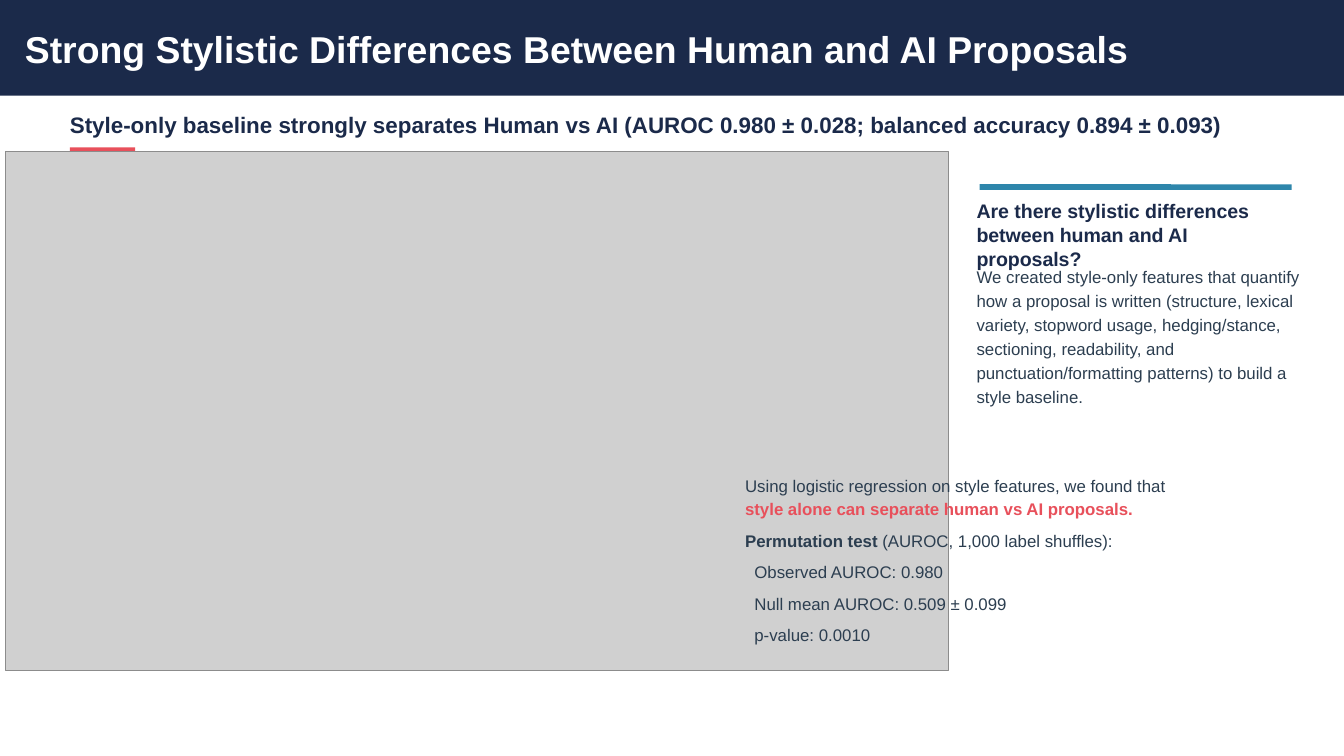
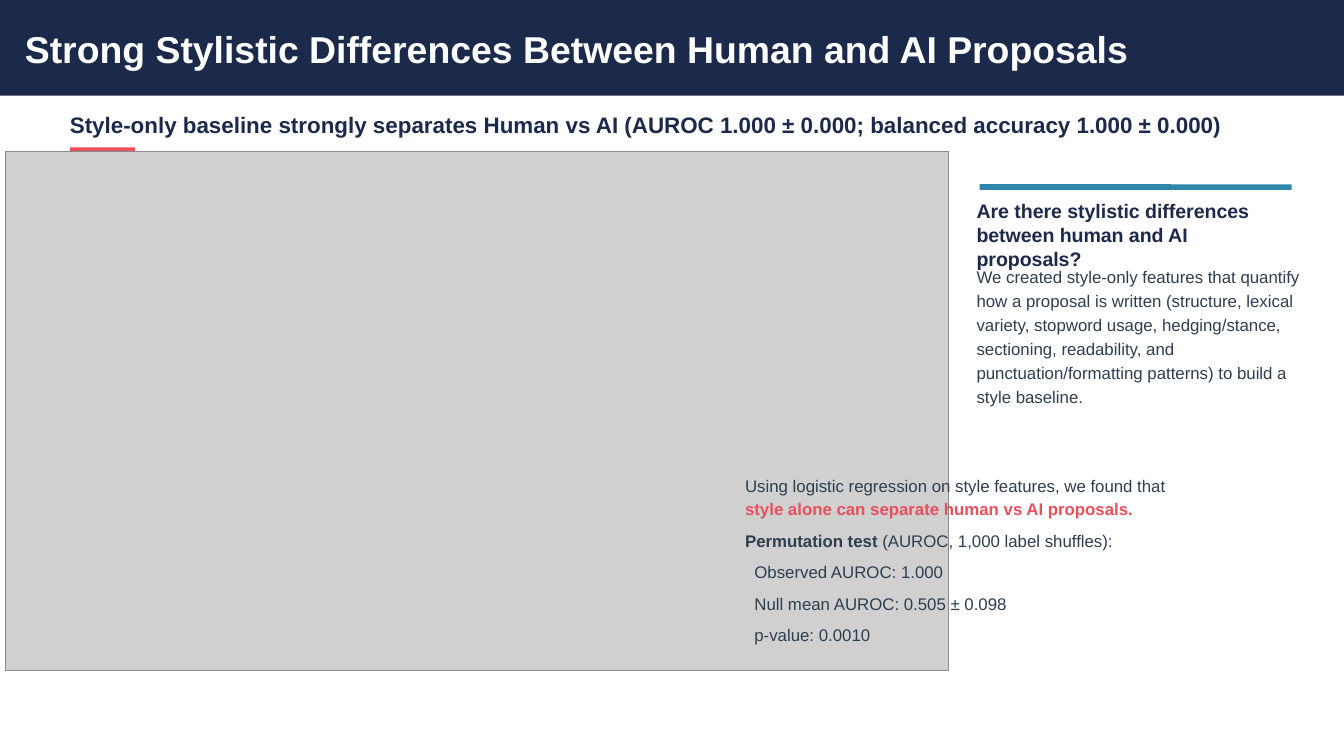
Before and after one commit to eveyhuang/human-AI-proposal, a slide deck: slide 15 of results/diversity_analysis_presentation_baseline_updated_20260218.pptx. Drawn at 1344x756 pixels with LibreOffice and Linux fonts; fonts in the diff are those of the drawing; grey boxes stand for pictures. Boxes give left, top, right and bottom in pixels: in the first picture for what was removed or moved away, otherwise in the second. Text is boxed around its words. In the diff, an @@ line names an element or a change of style, - is before the commit and + after.

```diff
--- a/results/diversity_analysis_presentation_baseline_updated_20260218.pptx
+++ b/results/diversity_analysis_presentation_baseline_updated_20260218.pptx
@@ text at (70, 116, 1220, 138): text changed @@
-Style-only baseline strongly separates Human vs AI (AUROC 0.980 ± 0.028; balanced accuracy 0.894 ± 0.093)
+Style-only baseline strongly separates Human vs AI (AUROC 1.000 ± 0.000; balanced accuracy 1.000 ± 0.000)
@@ text at (754, 566, 1006, 610): text changed @@
-Observed AUROC: 0.980
-Null mean AUROC: 0.509 ± 0.099
+Observed AUROC: 1.000
+Null mean AUROC: 0.505 ± 0.098
```
Also in this commit, not shown: 9 other slides changed, 1 other file.
